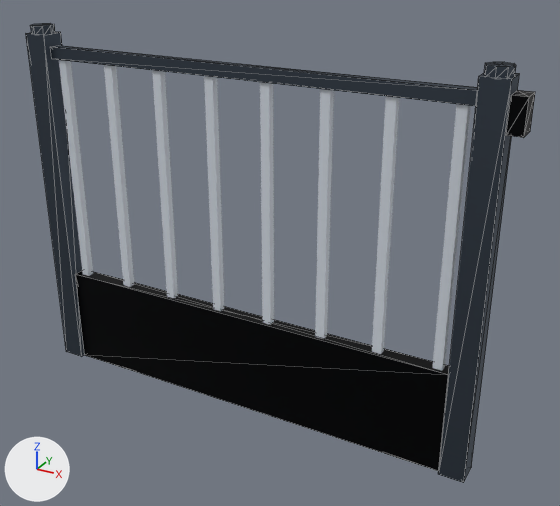
A saved change to the glTF model godot/assets/models/tt_play_fence_gate.glb.
The view is the same before and after, from a 50 mm camera at (1.196, -1.96, 1.588) aimed at (0.098, 0.037, 0.59). Lighting does not change. The marker at lower left points along +X, +Y and +Z. The picture after the commit comes second. Mesh edges are drawn as thin lines on the coarser meshes. Objects named as collision shapes, trigger or cutter boxes, shadow casters or lower levels of detail are left out.

In view in the first picture: 'Cap', 'Gate_Kick', 'Gate_Picket', 'Gate_Rail', 'Latch', 'Post'.
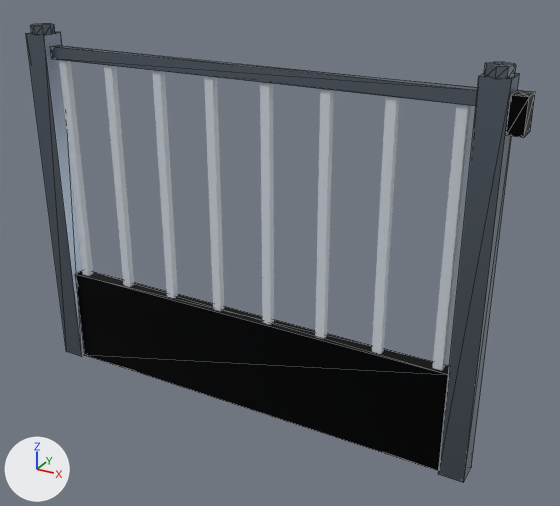
Changed parts and their boxes [x1, y1, x2, y2] in the pictures (560 x 506 px):
'Post', recoloured: [26, 32, 519, 483] in both
'Gate_Rail', recoloured: [50, 45, 478, 106] in both
'Cap', recoloured: [31, 23, 516, 78] in both

Edits to the bpy script that builds the scene:
```text
Add mat_tt_brushedalloy:
    mat_tt_brushedalloy = bpy.data.materials.new('TT_BrushedAlloy')
    # colours: white #e7e9eb
    # uses the picture img_image_0
Change me_post:
    where me_post.from_pydata(...)  # 20 vertices, 32 faces; spans x -0.82..0.78, y -0.04..0.04, z 0.0..1.22
    remove me_post.materials.append(mat_tt_stairgunmetal)
    add me_post.materials.append(mat_tt_brushedalloy)
Change me_cap:
    where me_cap.from_pydata(...)  # 36 vertices, 64 faces; spans x -0.82..0.78, y -0.04..0.04, z 1.22..1.25
    remove me_cap.materials.append(mat_tt_stairgunmetal)
    add me_cap.materials.append(mat_tt_brushedalloy)
Change me_gate_rail:
    where me_gate_rail.from_pydata(...)  # 10 vertices, 16 faces; spans x -0.74..0.696, y -0.018..0.018, z 1.14..1.18
    remove me_gate_rail.materials.append(mat_tt_stairgunmetal)
    add me_gate_rail.materials.append(mat_tt_brushedalloy)
```
